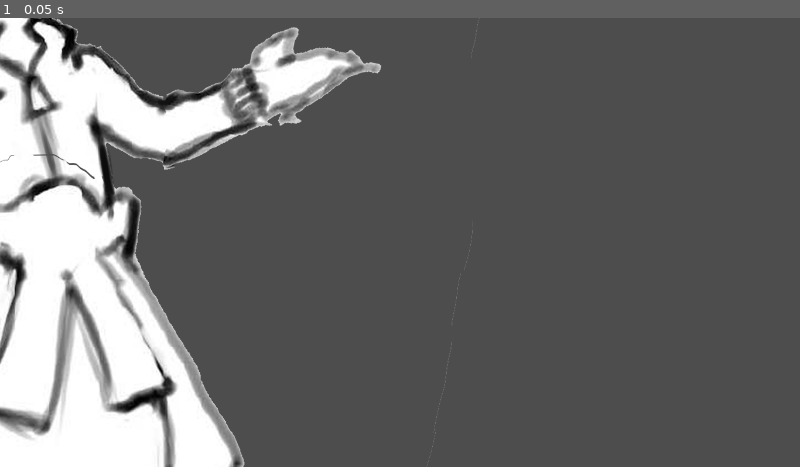
Above: before the commit, frame 1.
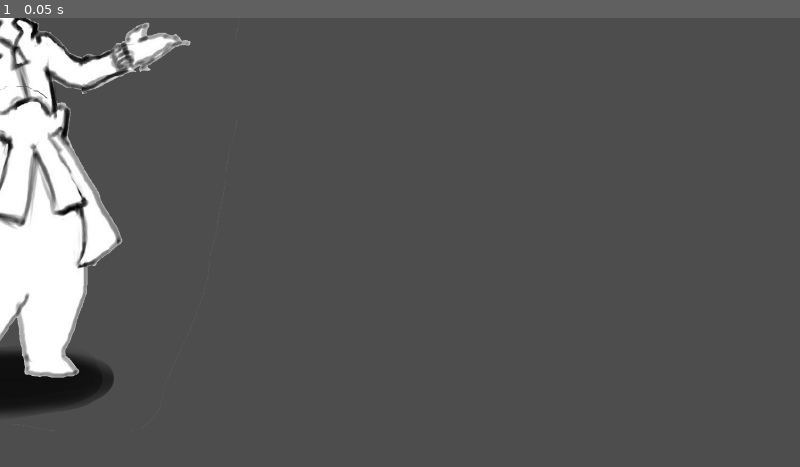
Above: after the commit, the same moment.

Repository: NitronicGames/GGJ-2026-KGO-Mask-Project
Game: Godot game, scene res://NPCs/boy.tscn
Two runs of this game, one before a commit and one after it. Both use one fixed random seed, a clock stepped at 60 frames per second and the inputs below. This scene is started directly instead of the project's main scene.
Inputs:
- Up to frame 1 (0.05 s): no input

The runs differ from the first frame. In frame 1, 19% of the frame differs, in the area x 0-60%, y 0-100%.

Commit message:
Scaled down NPC art by %50 to fit

Diff:
--- a/NPCs/base/npc.tscn
+++ b/NPCs/base/npc.tscn
@@ -2,6 +2,9 @@
 
 [ext_resource type="Script" uid="uid://d2cbrgxxo5d54" path="res://NPCs/base/npc.gd" id="2_vxakg"]
 
+[sub_resource type="SpriteFrames" id="SpriteFrames_315tm"]
+
 [node name="Npc" type="AnimatedSprite2D" unique_id=2037629339]
-animation = &"idle"
+scale = Vector2(0.5, 0.5)
+sprite_frames = SubResource("SpriteFrames_315tm")
 script = ExtResource("2_vxakg")
